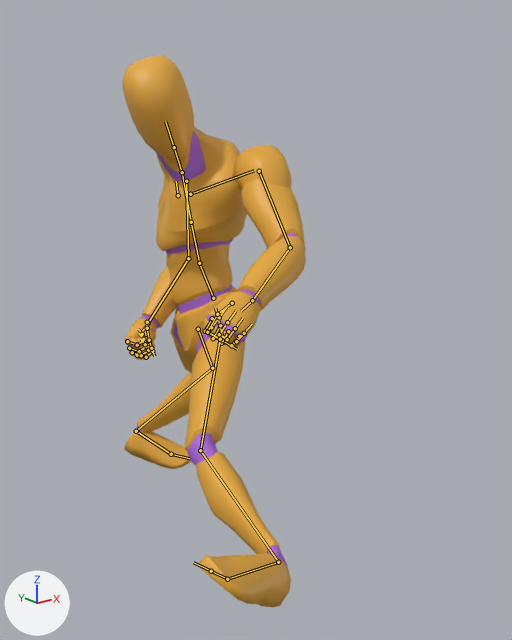
Two versions of the glTF model public/models/quaternius/blender-kicks-core.glb, one commit apart.
One viewpoint serves both versions: a 50 mm lens placed at (-1.424, -2.091, 1.401), pointed at (-0.134, -0.478, 0.756). Arrows for +X, +Y and +Z are at lower left; the lights stay in place. The older version comes first. Both versions are drawn at frame 16 of the action 'BF_LowKick_L'; the numbers are the values there. The bones that change, and the others that lie on the model, are drawn over the model as lines.

In view in the first picture: 'Mannequin'.
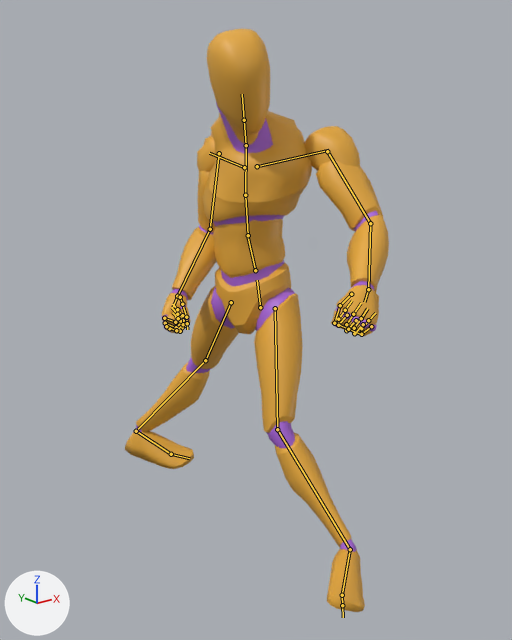
Commit message: Generate measured Motion Foundry V6 kick actions

Boxes (x1, y1, x2, y2) around the edits, measured in the pictures (512 x 640 px):
'Mannequin', posed (43% wider): before (122, 55, 306, 607); after (125, 29, 389, 612)
bone 'pelvis', root to tip: before (222, 337) to (215, 308); after (260, 307) to (257, 280)
bone 'spine_01', root to tip: before (213, 298) to (199, 262); after (255, 270) to (247, 235)
bone 'spine_02', root to tip: before (199, 263) to (191, 222); after (248, 235) to (245, 195)
bone 'neck_01', root to tip: before (182, 172) to (174, 147); after (246, 145) to (244, 120)
bone 'clavicle_l', root to tip: before (190, 194) to (254, 170); after (257, 166) to (329, 150)
bone 'upperarm_l', root to tip: before (259, 171) to (290, 247); after (327, 151) to (370, 223)
bone 'lowerarm_l', root to tip: before (290, 247) to (252, 300); after (370, 223) to (368, 289)
bone 'hand_l', root to tip: before (252, 300) to (241, 311); after (368, 289) to (364, 302)
bone 'clavicle_r', root to tip: before (178, 195) to (176, 181); after (244, 167) to (209, 153)
bone 'upperarm_r', root to tip: before (186, 181) to (188, 258); after (219, 153) to (210, 229)
bone 'lowerarm_r', root to tip: before (188, 258) to (148, 323); after (210, 229) to (177, 296)
bone 'thigh_l', root to tip: before (220, 339) to (200, 450); after (275, 308) to (277, 429)
bone 'calf_l', root to tip: before (200, 450) to (278, 562); after (277, 429) to (350, 549)
bone 'foot_l', root to tip: before (278, 562) to (227, 579); after (350, 549) to (342, 595)
bone 'thigh_r', root to tip: before (198, 329) to (212, 368); after (231, 302) to (205, 360)
bone 'calf_r', root to tip: before (212, 368) to (136, 431); after (205, 360) to (136, 431)

What the commit changed:
Bone 'pelvis' (bone_pelvis) moves from (-0.11, -0.188, 0.381) to (0.068, -0.13, 0.345).
Bone 'pelvis' (bone_pelvis) turns from (73, -113, -62) to (-32, -65, 39) degrees about its own x, y and z.
Bone 'spine_01' (bone_spine_01) turns from (12, 3, 12) to (7, 2, 8) degrees about its own x, y and z.
Bone 'spine_02' (bone_spine_02) moves from (0.003, -0.001, 0.0) to (0.003, 0.0, 0.002).
Bone 'spine_02' (bone_spine_02) turns from (16, 61, -7) to (15, 40, -3) degrees about its own x, y and z.
Bone 'neck_01' (bone_neck_01) turns from (-13, -2, 7) to (-12, -2, 5) degrees about its own x, y and z.
Bone 'clavicle_l' (bone_clavicle_l) turns from (24, -4, -53) to (13, -4, -38) degrees about its own x, y and z.
Bone 'upperarm_l' (bone_upperarm_l) turns from (32, -19, -54) to (34, -5, -45) degrees about its own x, y and z.
Bone 'lowerarm_l' (bone_lowerarm_l) turns from (44, -1, 8) to (37, 3, 3) degrees about its own x, y and z.
Bone 'hand_l' (bone_hand_l) turns from (11, 1, -8) to (12, 1, -6) degrees about its own x, y and z.
Bone 'clavicle_r' (bone_clavicle_r) turns from (-19, -20, -49) to (-13, -11, -36) degrees about its own x, y and z.
Bone 'upperarm_r' (bone_upperarm_r) turns from (22, 7, 70) to (15, 17, 75) degrees about its own x, y and z.
Bone 'lowerarm_r' (bone_lowerarm_r) turns from (55, -21, 5) to (51, -20, 3) degrees about its own x, y and z.
Bone 'thigh_l' (bone_thigh_l) turns from (-76, -63, 31) to (-23, -40, 2) degrees about its own x, y and z.
Bone 'calf_l' (bone_calf_l) turns from (-26, 3, -35) to (-17, -3, -28) degrees about its own x, y and z.
Bone 'foot_l' (bone_foot_l) turns from (-5, -61, 63) to (16, -43, 29) degrees about its own x, y and z.
Bone 'thigh_r' (bone_thigh_r) turns from (29, -20, 41) to (25, -3, 38) degrees about its own x, y and z.
Bone 'calf_r' (bone_calf_r) turns from (-74, 16, -26) to (-51, 26, -24) degrees about its own x, y and z.
Bone 'foot_r' (bone_foot_r) turns from (12, 7, -150) to (16, 7, -146) degrees about its own x, y and z.
